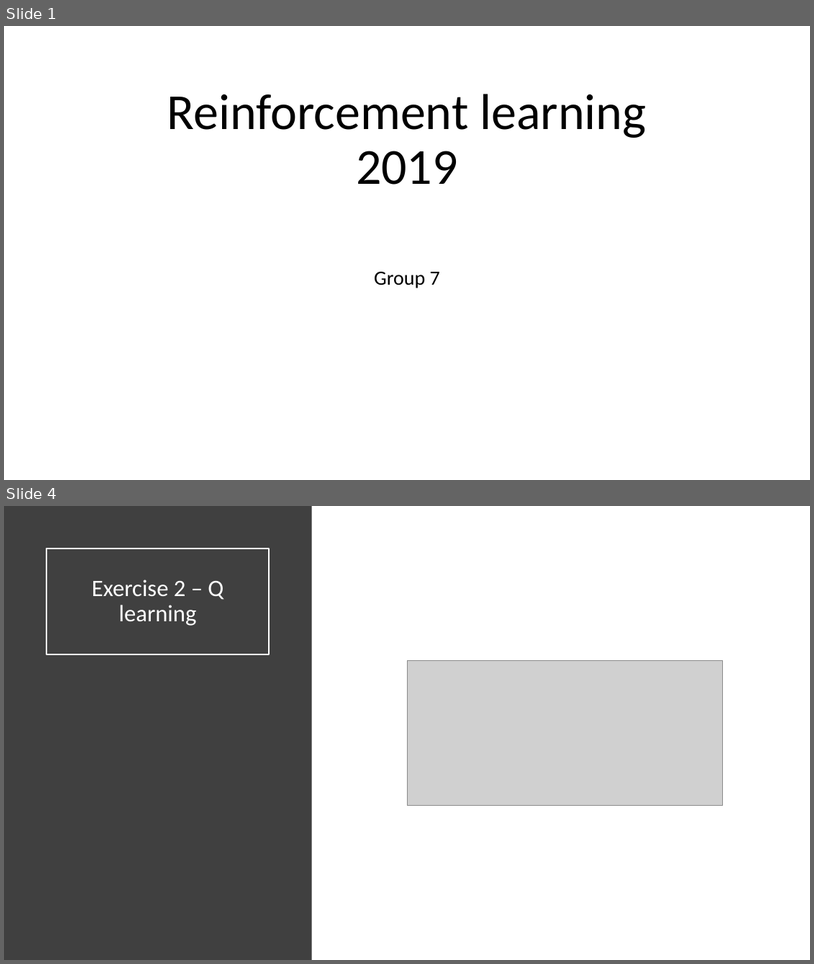
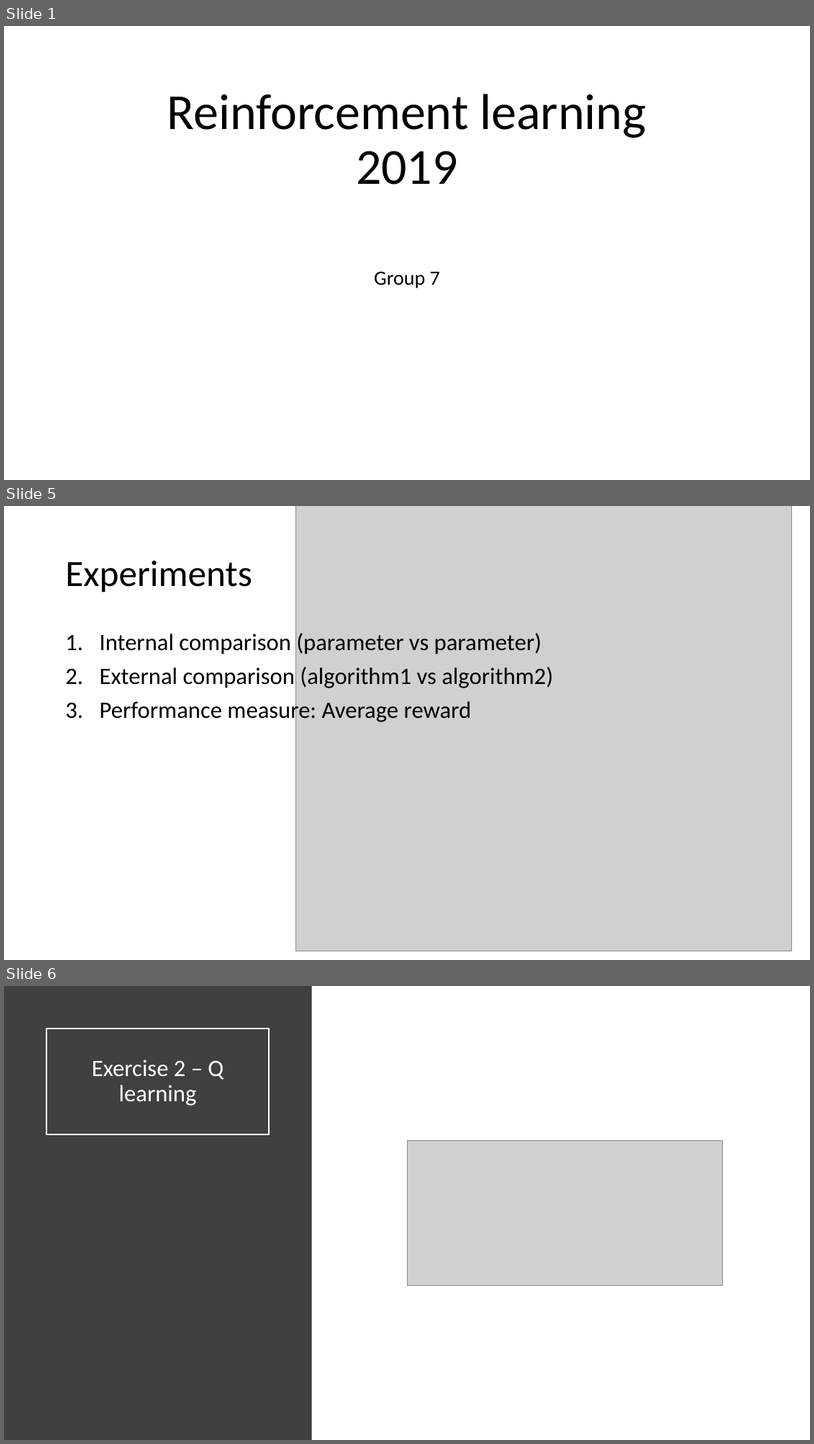
Before and after one commit to mpiffari/ReinforcementLearning2019, a slide deck: Presentation/SDU_SummerSchool_Presentation.pptx. Shown one above the other, each under a label of ours: slides 1 and 4 before the commit, slides 1, 5 and 6 after it; the slides between them are not shown. The pictures are 814x964 and 814x1444 pixels, drawn with LibreOffice and Linux fonts; fonts in the diff are those of the drawing; grey boxes stand for pictures. Boxes give left, top, right and bottom in pixels: in the first picture for what was removed or moved away, otherwise in the second. Text is boxed around its words. In the diff, an @@ line names an element or a change of style, - is before the commit and + after.

```diff
--- a/Presentation/SDU_SummerSchool_Presentation.pptx
+++ b/Presentation/SDU_SummerSchool_Presentation.pptx
@@ slide 5 added at [4, 506, 810, 960], background #FFFFFF @@
@@ picture added at [296, 506, 792, 951] @@
@@ title added at [65, 560, 252, 592], 44 pt, text #000000 @@
+Experiments
@@ text added at [100, 633, 553, 723], 28 pt, text #000000 @@
+1. Internal comparison (parameter vs parameter)
+2. External comparison (algorithm1 vs algorithm2)
+3. Performance measure: Average reward
@@ what was slide 4 is now slide 6 @@
```
Also in this commit, not shown: 2 slides changed, 1 other slide added, 13 other files.
